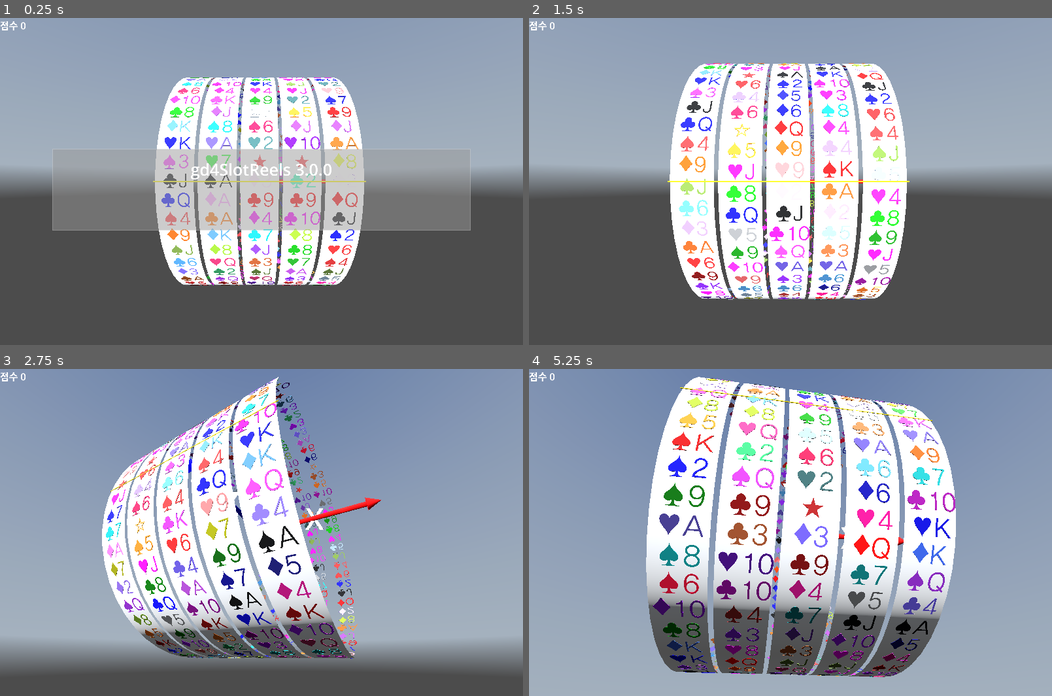
Above: before the commit, frames 1-4 (two rows, left to right).
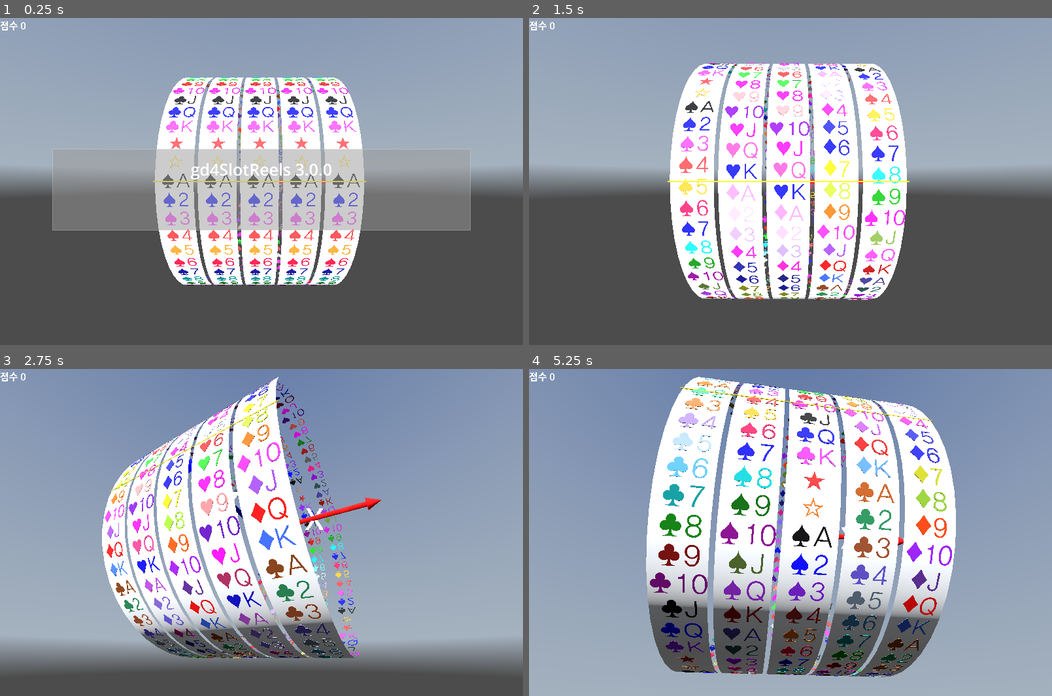
Above: after the commit, the same moments.

Repository: kasworld/gd4slot
Game: Godot game, scene res://main.tscn
The game is run twice, just before and just after one commit, with the same random seed, the same clock (stepped at 60 frames per second) and the same inputs. A sky picture missing from this copy of the repository is replaced by a grey-blue gradient.
Inputs (mouse positions are in pixels of both pictures, inside the frame that each line leads up to):
- Up to frame 1 (0.25 s): no input
- Up to frame 2 (1.5 s): tap Enter at 0.5, 0.6 s; move the mouse to (905, 165) at 0.52 s; click (905, 165) at 0.67 s; tap Space at 0.77 s; move the mouse to (685, 197) at 1.27 s; tap Delete at 1.35 s; click (685, 197) at 1.42 s
- Up to frame 3 (2.75 s): tap Space at 1.52 s; move the mouse to (313, 460) at 2.02 s; tap Enter at 2.1 s; click (313, 460) at 2.17 s
- Up to frame 4 (5.25 s): move the mouse to (764, 597) at 2.77 s; tap Delete at 2.85, 4.35 s; click (764, 597) at 2.92 s; tap Space at 3.02, 3.77, 4.52 s; move the mouse to (947, 581) at 3.52 s; tap Enter at 3.6, 5.1 s; click (947, 581) at 3.67 s; move the mouse to (633, 483) at 4.27 s; click (633, 483) at 4.42 s; move the mouse to (816, 532) at 5.02 s; click (816, 532) at 5.17 s

The runs differ from the first frame. In frame 1, 5.6% of the frame differs, in the area x 30-69%, y 18-82%; in frame 2, 7.8%; in frame 3, 8.1%; in frame 4, 12%, in the area x 23-82%, y 2-95%.

Commit message:
WIP 중심각차이율

Diff:
--- a/main.gd
+++ b/main.gd
@@ -52,7 +52,7 @@
 	var symbol들 := sl.선택된symbol들얻기()
 	var 결과 := ""
 	for k in symbol들:
-		결과 += k.글내용 + " "
+		결과 += k.글내용얻기() + " "
 	$"왼쪽패널/점수".text = 결과
 
 func random_color()->Color:
--- a/slot_reel/reel_symbol/reel_symbol.gd
+++ b/slot_reel/reel_symbol/reel_symbol.gd
@@ -1,14 +1,15 @@
 extends Node3D
 class_name ReelSymbol
 
-var 글내용 :String
 var 번호 :int
 
 func init(n :int, sz :Vector2, r :float, color_text_info :Array) -> ReelSymbol:
 	번호 = n
-	글내용 = color_text_info[1]
-	$"글".mesh.text = 글내용
+	$"글".mesh.text = color_text_info[1]
 	$"글".mesh.font_size = sz.y*10
 	$"글".mesh.material.albedo_color = color_text_info[0]
 	$"글".position.z = r
 	return self
+
+func 글내용얻기() -> String:
+	return $"글".mesh.text
--- a/slot_reel/slot_reel.gd
+++ b/slot_reel/slot_reel.gd
@@ -46,7 +46,7 @@
 	if acceleration > 0:
 		rotation_per_second *= pow( acceleration , dur_sec)
 	#if 회전중인가 and abs(rotation_per_second) <= 0.01:
-	if 회전중인가 and (abs(rotation_per_second) <= 0.1 and symbol중심근처인가()) or (abs(rotation_per_second) <= 0.01):
+	if 회전중인가 and (abs(rotation_per_second) <= 0.1 and symbol중심근처인가() ) or (abs(rotation_per_second) <= 0.01):
 		회전중인가 = false
 		rotation_per_second = 0.0
 		rotation_stopped.emit(self)
@@ -68,6 +68,11 @@
 	var 중심각도 = symbol중심각도(선택된symbol번호())
 	return abs(현재각도 - 중심각도) <= symbol각도/100
 
+# 0 - 1
+func 중심각차이율(rad :float) -> float:
+	var 각도차이 := fposmod(rad, symbol각도)
+	return 1- abs(각도차이 / symbol각도 - 0.5) *2
+
 func 선택된symbol번호() -> int:
 	var 현재각도 = fposmod(-rotation.x, 2*PI)
 	return ceili( (현재각도-symbol각도/2) / symbol각도 ) % symbol_list.size()
--- a/slots/slots.gd
+++ b/slots/slots.gd
@@ -19,7 +19,7 @@
 	var color_text_info_list := make_color_text_info_list()
 	for i in reelcount:
 		var kilist := color_text_info_list.duplicate()
-		kilist.shuffle()
+		#kilist.shuffle()
 		var rl = preload("res://slot_reel/slot_reel.tscn").instantiate().init(i, symbol크기, kilist)
 		rl.rotation_stopped.connect(결과가결정됨)
 		rl.position = Vector3(i*symbol크기.x+i +symbol크기.x/2 -calc_width()/2, 0, 0)
